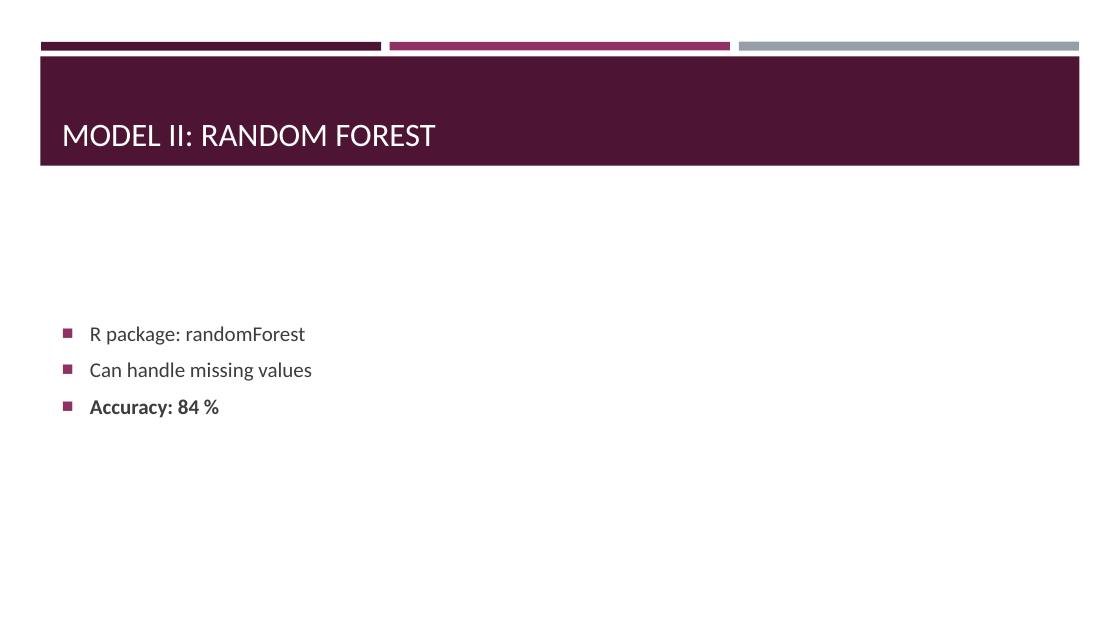
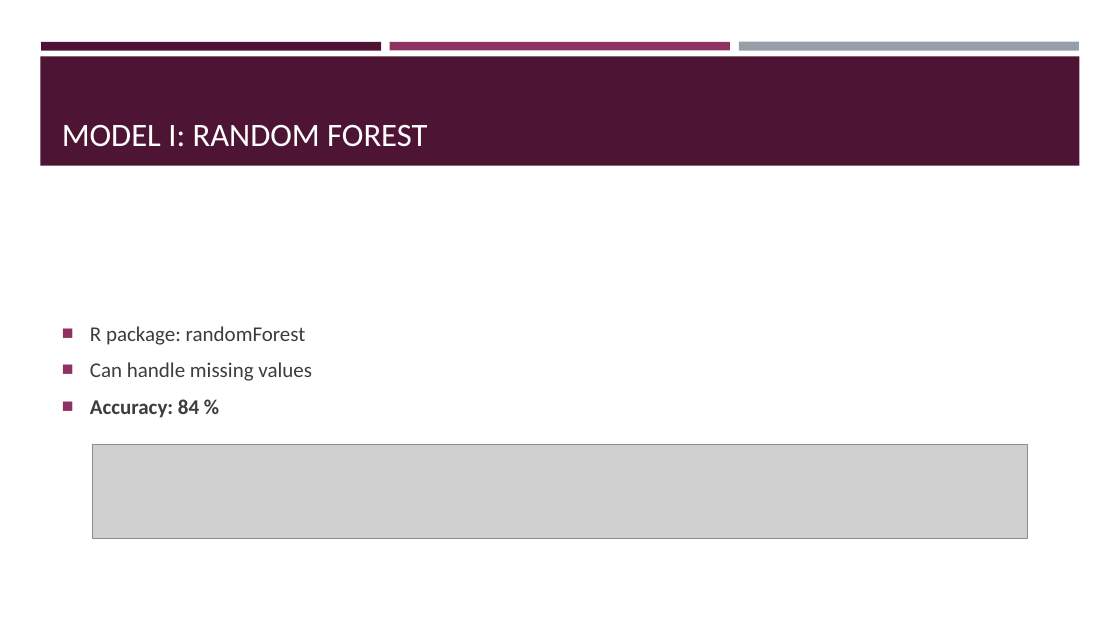
Before and after one commit to AlderCoder/Snow-finches, a slide deck: slide 7 of Final_Presentation_update.pptx (slide 9 before the commit). Drawn at 1120x630 pixels with LibreOffice and Linux fonts; fonts in the diff are those of the drawing; grey boxes stand for pictures. Boxes give left, top, right and bottom in pixels: in the first picture for what was removed or moved away, otherwise in the second. Text is boxed around its words. In the diff, an @@ line names an element or a change of style, - is before the commit and + after.

```diff
--- a/Final_Presentation_update.pptx
+++ b/Final_Presentation_update.pptx
@@ title at (x1=62, y1=124, x2=427, y2=147): text changed @@
-MODEL II: RANDOM FOREST
+MODEL I: RANDOM FOREST
@@ picture added at (x1=92, y1=444, x2=1028, y2=538) @@
```
Also in this commit, not shown: 7 other slides changed, 4 other files.
